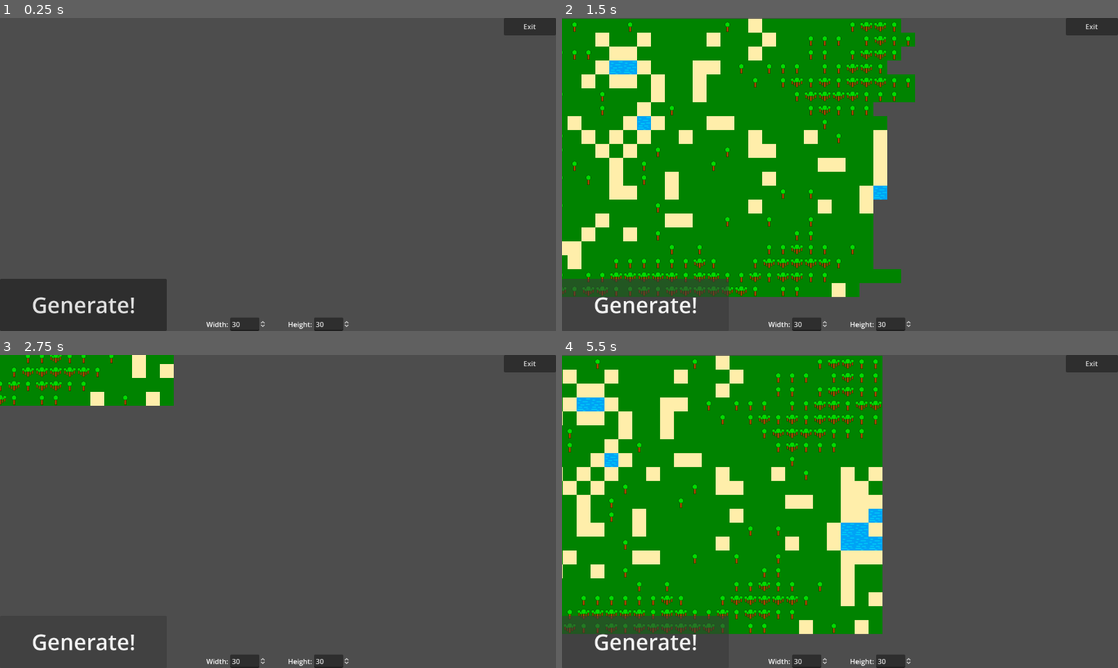
Above: before the commit, frames 1-4 (two rows, left to right).
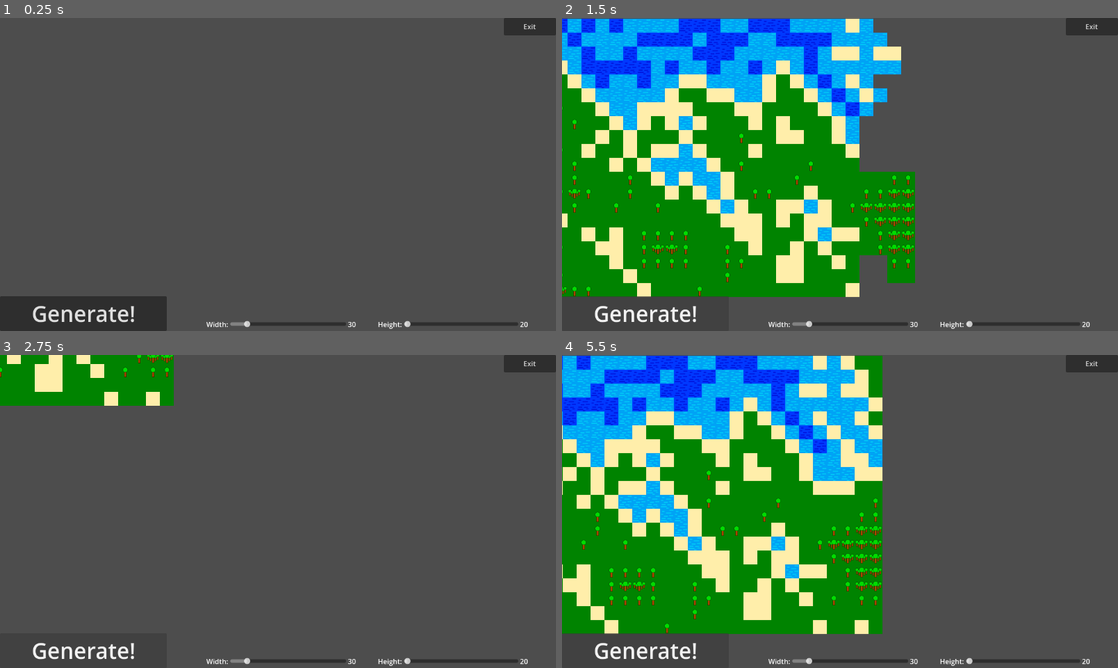
Above: after the commit, the same moments.

Repository: JomberR/Wave-Function-Collapse
Game: Godot game, scene res://Levels/Test_Level.tscn
Same seed, same stepped clock (60 frames per second), same inputs: the game is played once before the commit and once after it.
Inputs:
- Up to frame 1 (0.25 s): no input
- Up to frame 2 (1.5 s): click "Generate!" at 0.5 s; hold Right (ui_right) from 1.28 s (still down)
- Up to frame 3 (2.75 s): release Right (ui_right) at 2.03 s; hold Down (ui_down) from 2.03 s (still down)
- Up to frame 4 (5.5 s): release Down (ui_down) at 2.78 s; hold Right (ui_right) 2.78-3.53 s; hold Up (ui_up) 3.53-4.28 s; tap Enter at 4.25 s; hold Left (ui_left) from 4.28 s (still down)

The runs differ from the first frame. In frame 1, 3.1% of the frame differs, in the area x 0-95%, y 83-100%; in frame 2, 37%, in the area x 0-95%, y 0-100%; in frame 3, 3.2%; in frame 4, 35%.

Commit message:
Number boxes converted into sliders

Diff:
--- a/Scripts/Wave_Function_Collapse/UI/UI_WFC_Gen.gd
+++ b/Scripts/Wave_Function_Collapse/UI/UI_WFC_Gen.gd
@@ -11,6 +11,8 @@
 
 func _on_width_value_changed(value):
 	change_map_size.emit(int(value), "x")
+	$Control/HBoxContainer_Size/HBoxContainer_Width/Label_Value_Width.text = str(value)
 
 func _on_height_value_changed(value):
 	change_map_size.emit(int(value), "y")
+	$Control/HBoxContainer_Size/HBoxContainer_Height/Label_Value_Height.text = str(value)
--- a/Wave_Function_Collapse/Generic/Tiles/Wave_Tile_Generic_Tree.tres
+++ b/Wave_Function_Collapse/Generic/Tiles/Wave_Tile_Generic_Tree.tres
@@ -7,7 +7,7 @@
 tile_name = "tree"
 limit = 0.1
 weight = 8
-weight_limit_penalty = 4
+weight_limit_penalty = 6
 source_id = 0
 atlas_coords = Vector2i(1, 0)
 valid_neighbors = Array[String](["tree", "grass", "forest"])
--- a/Wave_Function_Collapse/Generic/Tiles/Wave_Tile_Generic_Water.tres
+++ b/Wave_Function_Collapse/Generic/Tiles/Wave_Tile_Generic_Water.tres
@@ -6,7 +6,7 @@
 script = ExtResource("1_x4qc6")
 tile_name = "water"
 limit = 0.2
-weight = 8
+weight = 9
 weight_limit_penalty = 7
 source_id = 0
 atlas_coords = Vector2i(0, 1)
--- a/Wave_Function_Collapse/Generic/Tiles/Wave_Tile_Generic_Water_Deep.tres
+++ b/Wave_Function_Collapse/Generic/Tiles/Wave_Tile_Generic_Water_Deep.tres
@@ -6,7 +6,7 @@
 script = ExtResource("1_kepl6")
 tile_name = "deep water"
 limit = 0.06
-weight = 6
+weight = 7
 weight_limit_penalty = 5
 source_id = 0
 atlas_coords = Vector2i(1, 1)
--- a/Wave_Function_Collapse/UI/UI_Wave_Function_Collapse_Generator.tscn
+++ b/Wave_Function_Collapse/UI/UI_Wave_Function_Collapse_Generator.tscn
@@ -16,7 +16,7 @@
 anchors_preset = 2
 anchor_top = 1.0
 anchor_bottom = 1.0
-offset_top = -120.0
+offset_top = -80.0
 offset_right = 384.0
 grow_vertical = 0
 
@@ -48,9 +48,9 @@
 anchor_top = 1.0
 anchor_right = 0.5
 anchor_bottom = 1.0
-offset_left = -165.5
+offset_left = -165.0
 offset_top = -31.0
-offset_right = 165.5
+offset_right = 576.0
 grow_horizontal = 2
 grow_vertical = 0
 theme_override_constants/separation = 50
@@ -65,14 +65,17 @@
 text = "Width:"
 vertical_alignment = 1
 
-[node name="SpinBox_Width" type="SpinBox" parent="Control/HBoxContainer_Size/HBoxContainer_Width"]
+[node name="HSlider_Width" type="HSlider" parent="Control/HBoxContainer_Size/HBoxContainer_Width"]
 layout_mode = 2
 size_flags_horizontal = 3
-min_value = 1.0
-max_value = 60.0
+size_flags_vertical = 4
+min_value = 20.0
 value = 30.0
-rounded = true
-update_on_text_changed = true
+scrollable = false
+
+[node name="Label_Value_Width" type="Label" parent="Control/HBoxContainer_Size/HBoxContainer_Width"]
+layout_mode = 2
+text = "30"
 
 [node name="HBoxContainer_Height" type="HBoxContainer" parent="Control/HBoxContainer_Size"]
 layout_mode = 2
@@ -84,16 +87,19 @@
 text = "Height:"
 vertical_alignment = 1
 
-[node name="SpinBox_Height" type="SpinBox" parent="Control/HBoxContainer_Size/HBoxContainer_Height"]
+[node name="HSlider_Height" type="HSlider" parent="Control/HBoxContainer_Size/HBoxContainer_Height"]
 layout_mode = 2
 size_flags_horizontal = 3
-min_value = 1.0
-max_value = 60.0
-value = 30.0
-rounded = true
-update_on_text_changed = true
+size_flags_vertical = 4
+min_value = 20.0
+value = 20.0
+scrollable = false
+
+[node name="Label_Value_Height" type="Label" parent="Control/HBoxContainer_Size/HBoxContainer_Height"]
+layout_mode = 2
+text = "20"
 
 [connection signal="pressed" from="Control/MarginContainer_Generate/Button_Generate" to="." method="_on_generate_pressed"]
 [connection signal="pressed" from="Control/MarginContainer_Exit/Button_Exit" to="." method="_on_exit_pressed"]
-[connection signal="value_changed" from="Control/HBoxContainer_Size/HBoxContainer_Width/SpinBox_Width" to="." method="_on_width_value_changed"]
-[connection signal="value_changed" from="Control/HBoxContainer_Size/HBoxContainer_Height/SpinBox_Height" to="." method="_on_height_value_changed"]
+[connection signal="value_changed" from="Control/HBoxContainer_Size/HBoxContainer_Width/HSlider_Width" to="." method="_on_width_value_changed"]
+[connection signal="value_changed" from="Control/HBoxContainer_Size/HBoxContainer_Height/HSlider_Height" to="." method="_on_height_value_changed"]
